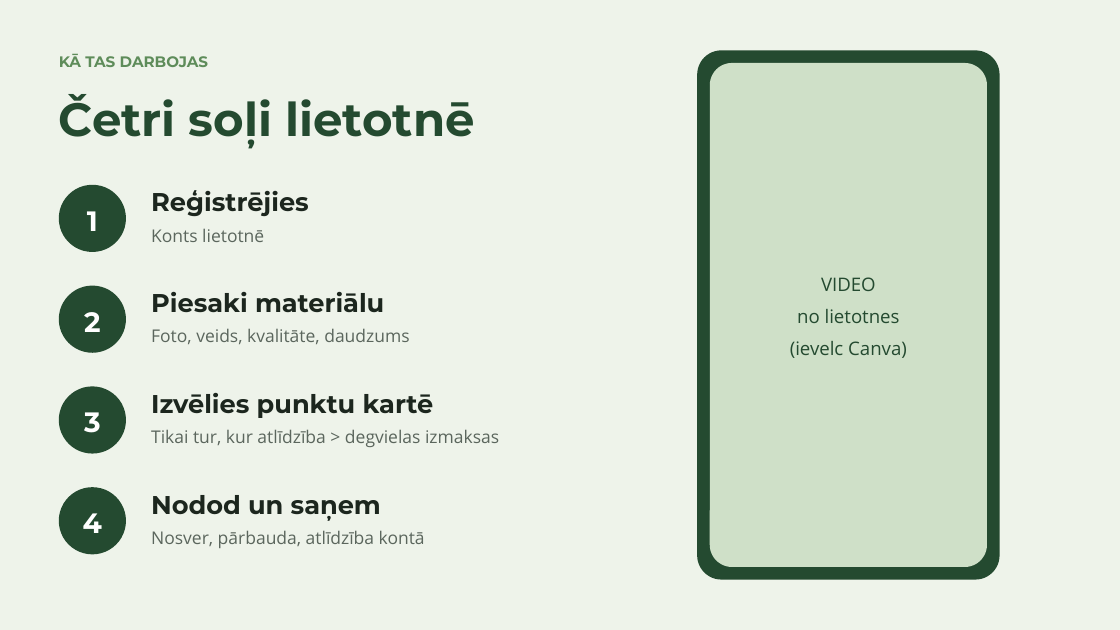
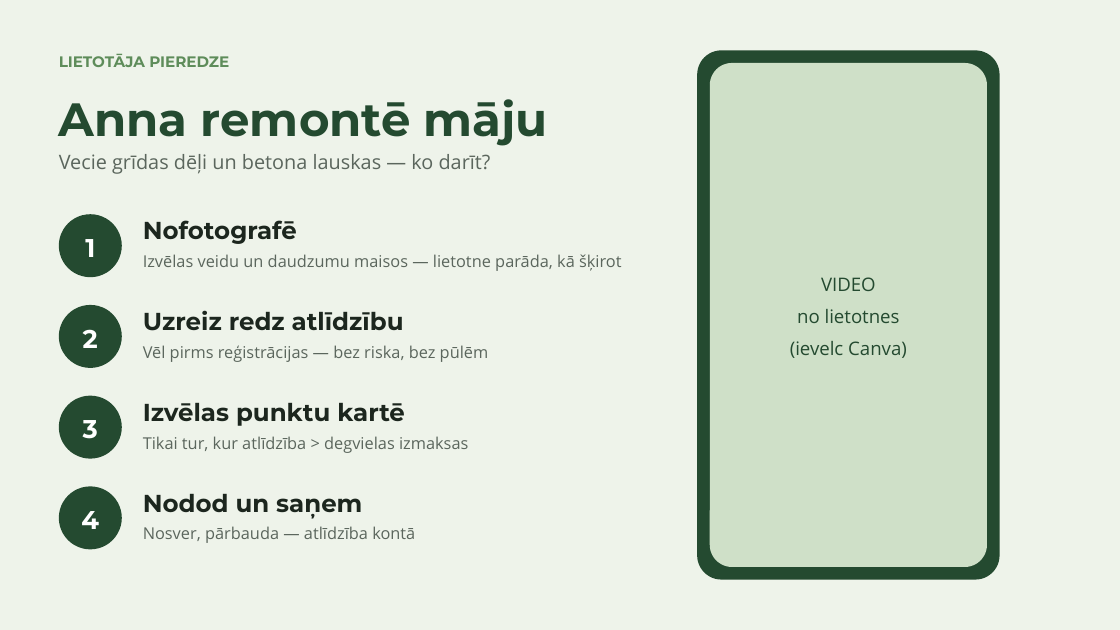
Before and after one commit to cimagustavs/Projekti_majaslapas, a slide deck: slide 3 of hakatons/buvgruzu-birza.pptx. Drawn at 1120x630 pixels with LibreOffice and Linux fonts; fonts in the diff are those of the drawing. Boxes give left, top, right and bottom in pixels: in the first picture for what was removed or moved away, otherwise in the second. Text is boxed around its words. In the diff, an @@ line names an element or a change of style, - is before the commit and + after.

```diff
--- a/hakatons/buvgruzu-birza.pptx
+++ b/hakatons/buvgruzu-birza.pptx
@@ text at [59, 54, 229, 67]: text changed @@
-KĀ TAS DARBOJAS
+LIETOTĀJA PIEREDZE
@@ text at [59, 99, 548, 146]: text changed @@
-Četri soļi lietotnē
+Anna remontē māju
@@ text added at [59, 154, 491, 174], 17 pt, text #5B665D @@
+Vecie grīdas dēļi un betona lauskas — ko darīt?
@@ text removed at [151, 190, 309, 216] @@
-Reģistrējies
@@ size 24 to 22 pt in 4 elements at [81, 511, 99, 529], [83, 420, 98, 439], [83, 329, 98, 348], [85, 239, 95, 257] @@
@@ text "1": place and size @@
-text "1" at [87, 211, 98, 231]
+text "1" at [85, 239, 95, 257]
@@ ellipse: place and size @@
-ellipse at [59, 185, 126, 252]
+ellipse at [59, 214, 122, 277]
@@ text added at [143, 220, 297, 244], 21 pt, text #1C261E, bold @@
+Nofotografē
@@ text removed at [151, 228, 264, 242] @@
-Konts lietotnē
@@ text added at [143, 254, 622, 271], 14 pt, text #5B665D @@
+Izvēlas veidu un daudzumu maisos — lietotne parāda, kā šķirot
@@ text removed at [151, 292, 384, 312] @@
-Piesaki materiālu
@@ text "2": place and size @@
-text "2" at [84, 312, 101, 332]
+text "2" at [83, 329, 98, 348]
@@ ellipse: place and size @@
-ellipse at [59, 286, 126, 353]
+ellipse at [59, 305, 122, 368]
@@ text added at [143, 310, 404, 331], 21 pt, text #1C261E, bold @@
+Uzreiz redz atlīdzību
@@ text removed at [151, 328, 409, 344] @@
-Foto, veids, kvalitāte, daudzums
@@ text added at [143, 345, 489, 362], 14 pt, text #5B665D @@
+Vēl pirms reģistrācijas — bez riska, bez pūlēm
@@ text "3": place and size @@
-text "3" at [84, 412, 101, 433]
+text "3" at [83, 420, 98, 439]
@@ ellipse: place and size @@
-ellipse at [59, 386, 126, 454]
+ellipse at [59, 396, 122, 459]
@@ text at [143, 403, 405, 426]: text changed; size 22 to 21 pt @@
-Izvēlies punktu kartē
+Izvēlas punktu kartē
@@ text "Tikai tur, kur atlīdzība > ...": place and size @@
-text "Tikai tur, kur atlīdzība > ..." at [151, 429, 499, 447]
+text "Tikai tur, kur atlīdzība > ..." at [143, 436, 468, 453]
@@ text "Tikai tur, kur atlīdzība > ..." at [143, 436, 468, 453]: size 15 to 14 pt @@
@@ ellipse: place and size @@
-ellipse at [59, 487, 126, 555]
+ellipse at [59, 486, 122, 549]
@@ text "Nodod un saņem": place and size @@
-text "Nodod un saņem" at [151, 495, 381, 520]
+text "Nodod un saņem" at [143, 494, 362, 518]
@@ text "Nodod un saņem" at [143, 494, 362, 518]: size 22 to 21 pt @@
@@ text at [143, 526, 415, 543]: text changed; size 15 to 14 pt @@
-Nosver, pārbauda, atlīdzība kontā
+Nosver, pārbauda — atlīdzība kontā
```
Also in this commit, not shown: 3 other files.
